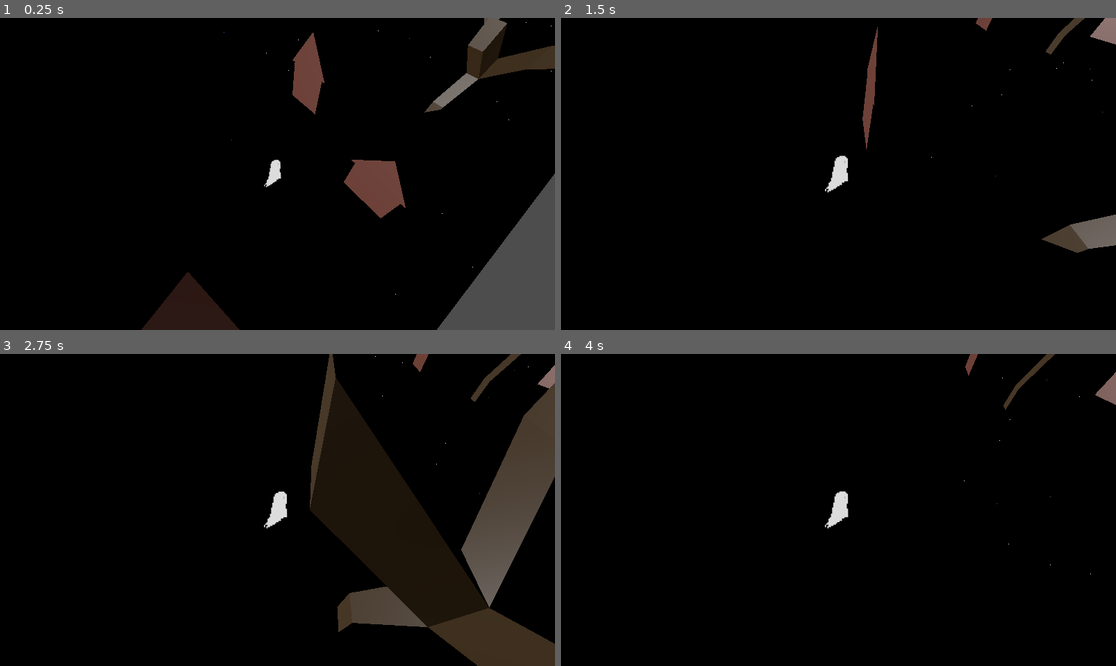
Above: before the commit, frames 1-4 (two rows, left to right).
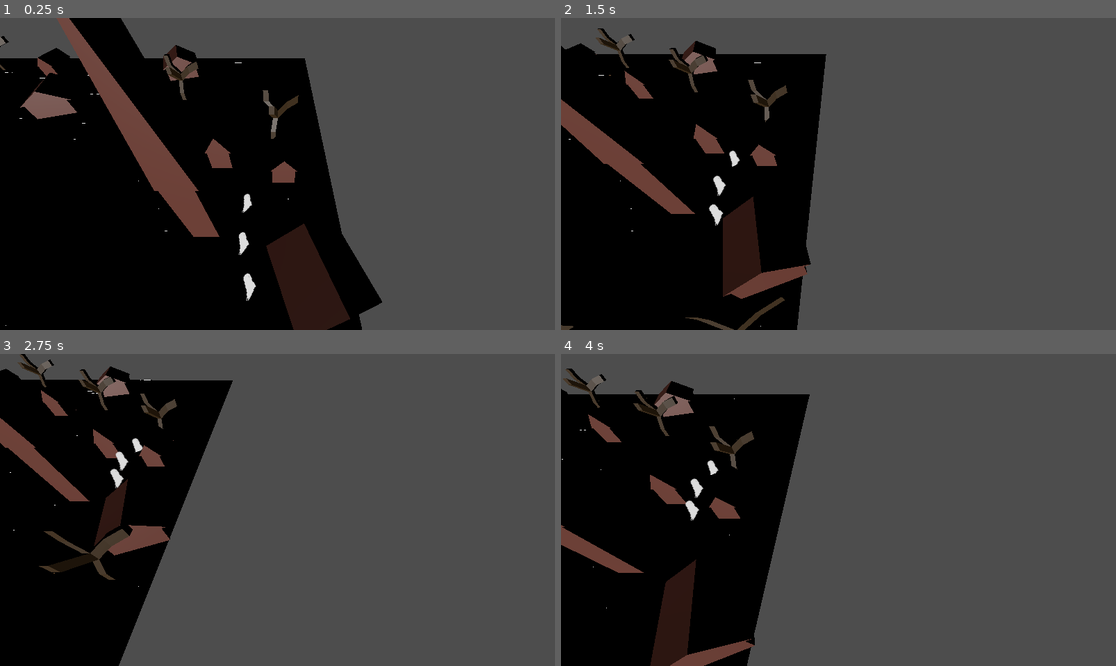
Above: after the commit, the same moments.

Repository: Ssssssaber/mara-winter-slumber
Game: Godot game, scene res://scenes/3d/environment/world.tscn
Two runs of this game, one before a commit and one after it. Both use one fixed random seed, a clock stepped at 60 frames per second and the inputs below.
Inputs (mouse positions are in pixels of both pictures, inside the frame that each line leads up to):
- Up to frame 1 (0.25 s): no input
- Up to frame 2 (1.5 s): move the mouse to (960, 158) at 0.52 s; hold Right (ui_right) 0.53-1.28 s; click (960, 158) at 0.67 s; move the mouse to (727, 189) at 1.27 s; hold Down (ui_down) from 1.28 s (still down)
- Up to frame 3 (2.75 s): move the mouse to (333, 441) at 2.02 s; release Down (ui_down) at 2.03 s; hold Right (ui_right) from 2.03 s (still down)
- Up to frame 4 (4 s): move the mouse to (810, 572) at 2.77 s; release Right (ui_right) at 2.78 s; hold Up (ui_up) 2.78-3.53 s; click (810, 572) at 2.92 s; move the mouse to (1005, 556) at 3.52 s; hold Left (ui_left) from 3.53 s (still down)

The runs differ from the first frame. In frame 1, 50% of the frame differs, in the area x 0-100%, y 0-100%; in frame 2, 66%; in frame 3, 70%; in frame 4, 70%.

Commit message:
(update): scene tweaking

Diff:
--- a/scenes/3d/characters/base_character.tscn
+++ b/scenes/3d/characters/base_character.tscn
@@ -25,6 +25,8 @@
 [node name="AnimatedSprite3D" type="AnimatedSprite3D" parent="."]
 sprite_frames = SubResource("SpriteFrames_kng6v")
 script = ExtResource("3_5qtrv")
+look_at_x = false
+look_at_z = false
 
 [node name="MovementSystem" type="Node3D" parent="."]
 script = ExtResource("1_4wvuy")
--- a/scenes/3d/characters/path_follower.tscn
+++ b/scenes/3d/characters/path_follower.tscn
@@ -5,6 +5,13 @@
 
 [node name="PathFollower" instance=ExtResource("1_4smly")]
 
+[node name="AnimatedSprite3D" parent="." index="1"]
+look_at_x = true
+look_at_z = true
+
+[node name="MovementSystem" parent="." index="2"]
+base_speed = 4.975
+
 [node name="MoveAlongPath" parent="MovementSystem" index="0"]
 script = ExtResource("2_2as12")
 movement_system_path = NodePath("MovementSystem")
--- a/scenes/3d/environment/world.tscn
+++ b/scenes/3d/environment/world.tscn
@@ -28,11 +28,11 @@
 [node name="CameraParent" type="Node3D" parent="."]
 transform = Transform3D(1, 0, 1.7484555e-07, 0, 1, 0, -1.7484555e-07, 0, 1, 0, 0, 0)
 
-[node name="Camera3D" type="Camera3D" parent="CameraParent" node_paths=PackedStringArray("target")]
+[node name="Camera3D" type="Camera3D" parent="CameraParent"]
 transform = Transform3D(0.99999845, -0.001336999, 0.0011218755, 0, 0.64278764, 0.76604444, -0.0017453283, -0.76604325, 0.6427866, 53.949, 31.448, 17.698)
 script = ExtResource("6_sqiv5")
-target = NodePath("../../PathFollower")
-follow_offset = Vector3(0, 5.42, 6.44)
+post_offset = Vector3(-2.935, 4.6, 0)
+follow_offset = Vector3(-0.16, 8.625, 6.99)
 
 [node name="DirectionalLight3D" type="DirectionalLight3D" parent="."]
 transform = Transform3D(1, 0, 0, 0, 1, 0, 0, 0, 1, 0, 40.615215, 0)
@@ -49,5 +49,11 @@
 [node name="PathInitializer" type="Node3D" parent="."]
 script = ExtResource("10_bh3yo")
 
+[node name="PathFollower3" parent="." instance=ExtResource("9_bh3yo")]
+transform = Transform3D(1, 0, 0, 0, 1, 0, 0, 0, 1, 50.394775, 2.6233978, 12.644203)
+
+[node name="PathFollower2" parent="." instance=ExtResource("9_bh3yo")]
+transform = Transform3D(1, 0, 0, 0, 1, 0, 0, 0, 1, 49.089214, 3.1297874, 7.3013115)
+
 [node name="PathFollower" parent="." instance=ExtResource("9_bh3yo")]
 transform = Transform3D(1, 0, 0, 0, 1, 0, 0, 0, 1, 48.77323, 1.9937334, 0)
